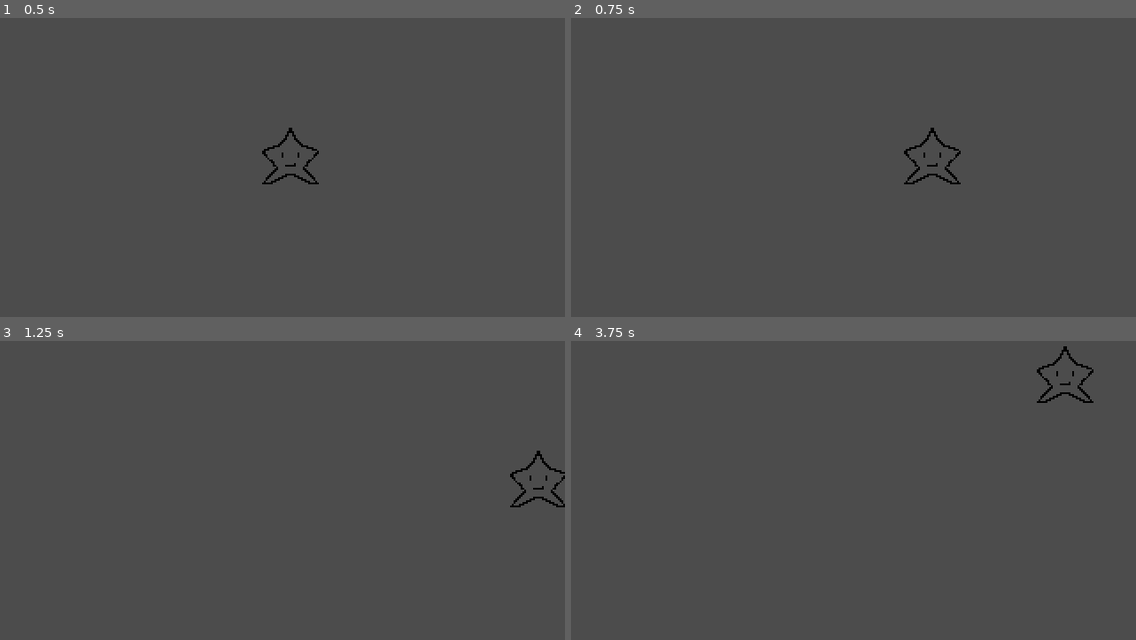
Above: before the commit, frames 1-4 (two rows, left to right).
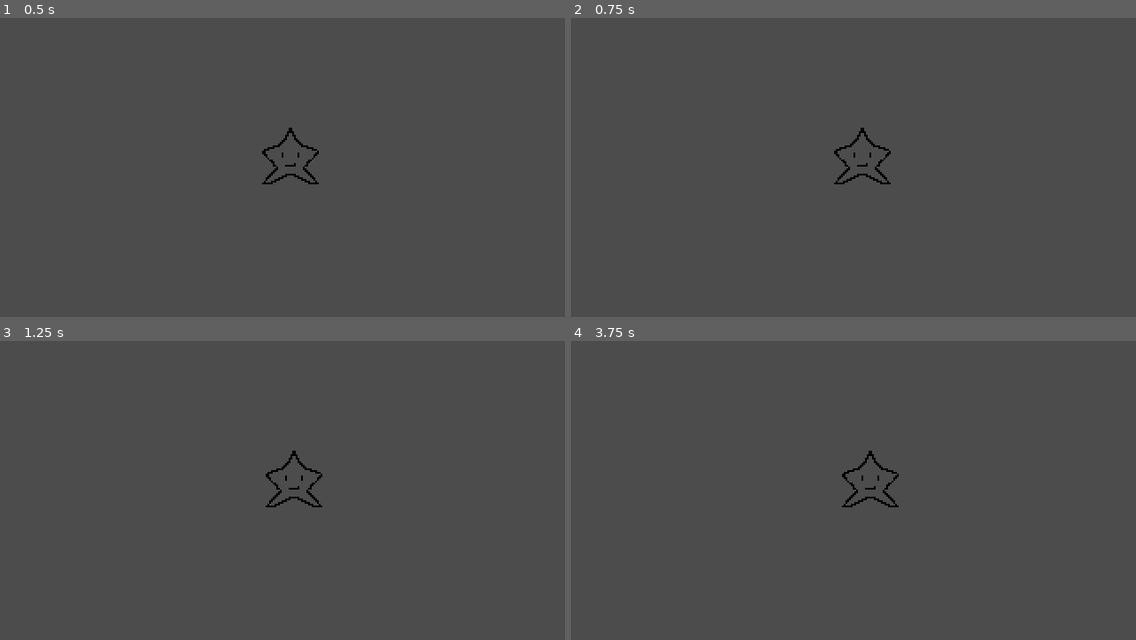
Above: after the commit, the same moments.

Repository: ucsdRgross/gamedev
Game: Godot game, scene res://World/World.tscn
Same seed, same stepped clock (60 frames per second), same inputs: the game is played once before the commit and once after it.
Inputs:
- Up to frame 1 (0.5 s): no input
- Up to frame 2 (0.75 s): tap Enter at 0.5 s; hold D (right) from 0.53 s (still down)
- Up to frame 3 (1.25 s): keep holding D (right)
- Up to frame 4 (3.75 s): release D (right) at 1.28 s; hold S (down) 1.28-2.03 s; hold D (right) 2.03-2.78 s; hold W (up) 2.78-3.53 s; hold A (left) from 3.53 s (still down)

Frame 1 is identical in both runs. In frame 2, 0.6% of the frame differs, in the area x 46-69%, y 36-56%; in frame 3, 0.6%; in frame 4, 0.6%.

Commit message:
improve player code more

Diff:
--- a/Godot/entities/player/Player.gd
+++ b/Godot/entities/player/Player.gd
@@ -1,8 +1,12 @@
 extends KinematicBody2D
 
 # Declare member variables here.
-export (int) var speed = 200
-var velocity = Vector2()
+export (int) var MAX_SPEED = 200
+export (int) var ACCELERATION = MAX_SPEED * 5
+export (int) var FRICTION = MAX_SPEED * 5
+
+var velocity = Vector2.ZERO
+
 var screen_size = Vector2.ZERO
 
 # Called when the node enters the scene tree for the first time.
@@ -12,23 +16,27 @@
 
 #gets key presses
 #https://docs.godotengine.org/en/stable/tutorials/2d/2d_movement.html#:~:text=Click-and-move,-This%20last%20example&text=Clicking%20on%20the%20screen%20will,move%20to%20the%20target%20location.
-func get_input():
-	velocity = Vector2()
+func movement(delta):
+	var input_vector = Vector2()
 	if Input.is_action_pressed("right"):
-		velocity.x += 1
+		input_vector.x += 1
 	if Input.is_action_pressed("left"):
-		velocity.x -= 1
+		input_vector.x -= 1
 	if Input.is_action_pressed("down"):
-		velocity.y += 1
+		input_vector.y += 1
 	if Input.is_action_pressed("up"):
-		velocity.y -= 1
-	velocity = velocity.normalized() * speed
-
-# Called every frame. 'delta' is the elapsed time since the previous frame.
-func _physics_process(delta):
-	get_input()
-	velocity = move_and_slide(velocity)
+		input_vector.y -= 1
+	input_vector = input_vector.normalized()
+	if input_vector != Vector2.ZERO:
+		velocity = velocity.move_toward(input_vector * MAX_SPEED, ACCELERATION * delta)
+	else:
+		velocity = velocity.move_toward(Vector2.ZERO, FRICTION * delta)
+	move_and_slide(velocity * delta)
 
 	#player cannot move beyond edge of screen
 	position.x = clamp(position.x, 0, screen_size.x)
 	position.y = clamp(position.y, 0, screen_size.y)
+
+# Called every frame. 'delta' is the elapsed time since the previous frame.
+func _physics_process(delta):
+	movement(delta)
--- a/Godot/entities/player/Player.tscn
+++ b/Godot/entities/player/Player.tscn
@@ -1,15 +1,20 @@
-[gd_scene load_steps=3 format=2]
+[gd_scene load_steps=4 format=2]
 
 [ext_resource path="res://entities/player/Player.gd" type="Script" id=1]
 [ext_resource path="res://entities/player/32sprite-Sheet.png" type="Texture" id=2]
 
+[sub_resource type="CapsuleShape2D" id=1]
+radius = 6.0
+
 [node name="Player" type="KinematicBody2D"]
-position = Vector2( 159, 84 )
+position = Vector2( 164, 88 )
 script = ExtResource( 1 )
-__meta__ = {
-"_edit_group_": true
-}
 
 [node name="Sprite" type="Sprite" parent="."]
 texture = ExtResource( 2 )
 hframes = 4
+
+[node name="CollisionShape2D" type="CollisionShape2D" parent="."]
+position = Vector2( 0, 10 )
+rotation = -1.5708
+shape = SubResource( 1 )
